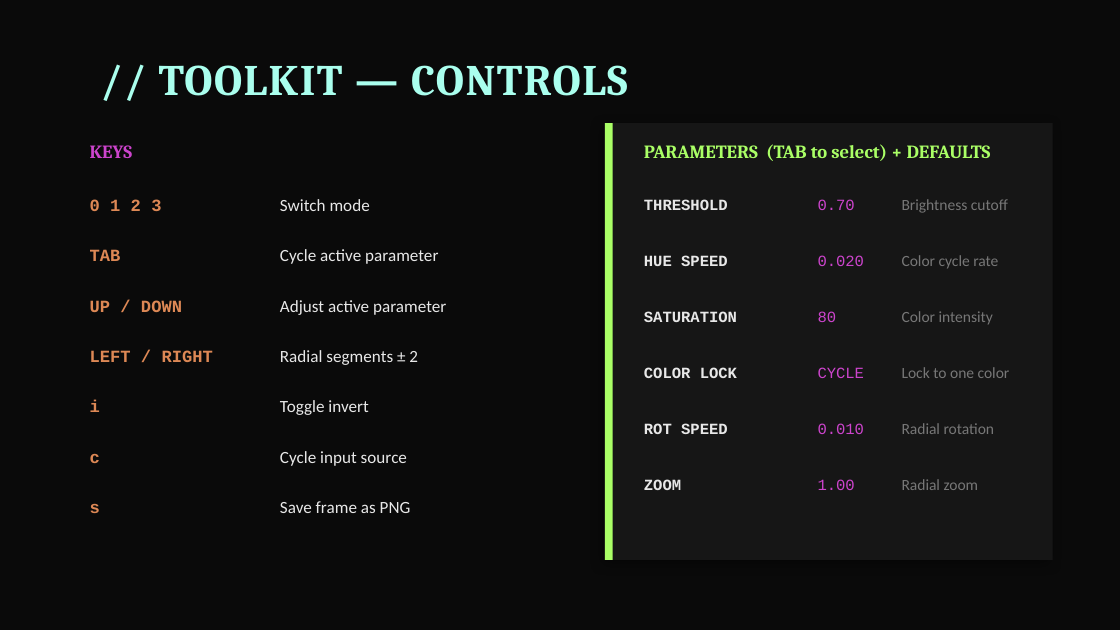
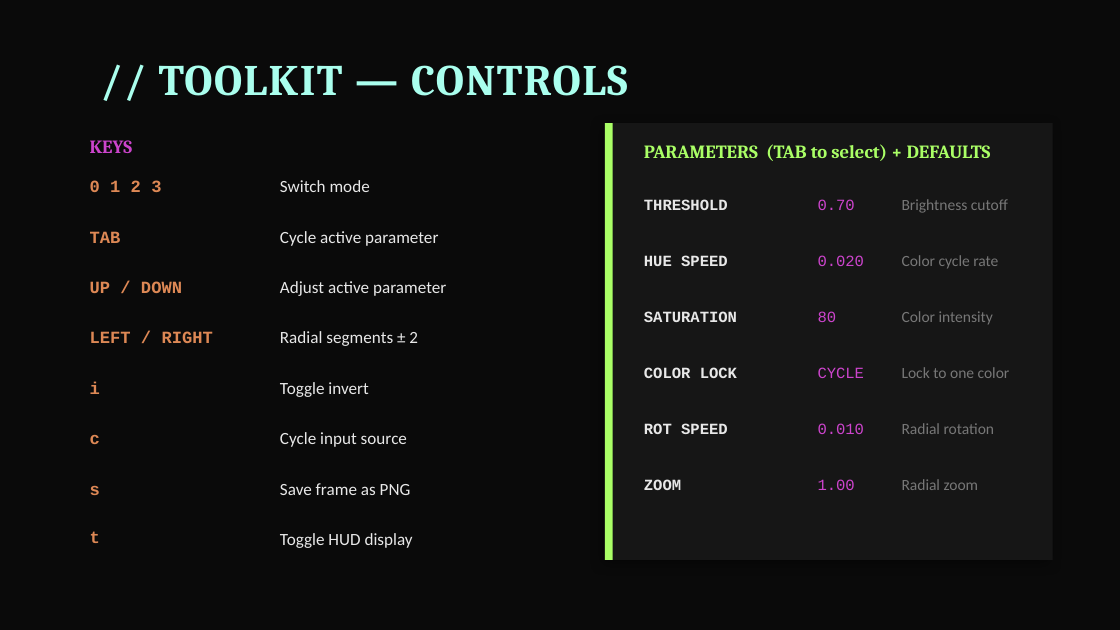
Before and after one commit to aperry2/technomanticCodingWorkshop, a slide deck: slide 14 of Technomantic_Coding_Workshop.pptx. Drawn at 1120x630 pixels with LibreOffice and Linux fonts; fonts in the diff are those of the drawing. Boxes give left, top, right and bottom in pixels: in the first picture for what was removed or moved away, otherwise in the second. Text is boxed around its words. In the diff, an @@ line names an element or a change of style, - is before the commit and + after.

```diff
--- a/Technomantic_Coding_Workshop.pptx
+++ b/Technomantic_Coding_Workshop.pptx
@@ text "KEYS": place and size @@
-text "KEYS" at [90, 145, 133, 158]
+text "KEYS" at [90, 140, 133, 153]
@@ 14 texts: place and size @@
-14 texts at [90, 199, 446, 513]
+14 texts at [90, 180, 446, 495]
@@ text added at [90, 531, 100, 543], 11 pt, text #DD8855, bold @@
+t
@@ text added at [280, 533, 413, 548], 11 pt, text #E8E8E8 @@
+Toggle HUD display
```
Also in this commit, not shown: 1 other slide changed, 4 other files.
